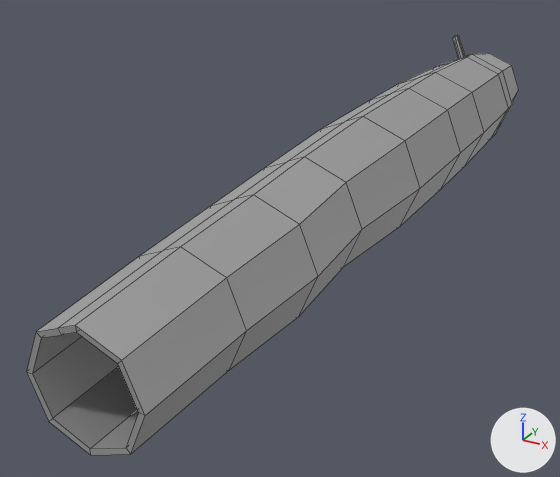
What one commit did to the FBX model Tiny_Giant/Assets/Assets/Log.fbx.
Camera for both pictures: a camera (50 mm lens) standing at (529.0, -1678.0, 474.0) and looking at (-126.0, -487.0, -121.0). The axes (+X, +Y, +Z) are drawn at lower right. The lights are the same throughout. Mesh edges are drawn as thin lines. Where no turn or scale is listed for an object, it has been applied to the vertices.

Objects in the first picture: 'Log'.
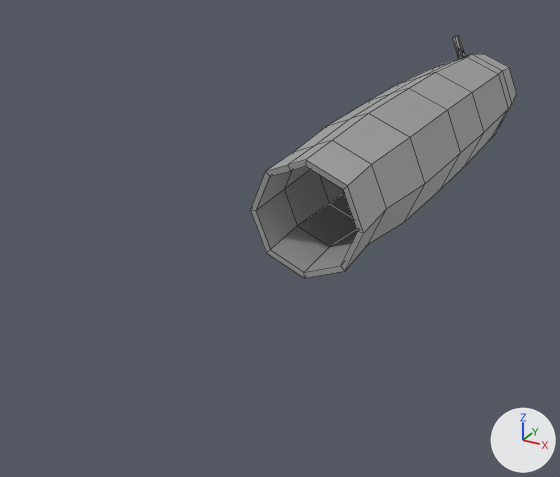
The edits, one by one:
me_circle_001 is used by ob_log; location (0.0, 0.0, 0.0).
me_circle_001 had 238 vertices, 222 faces and spanned x -120.0..120.0, y -1156.0..456.0, z -131.0..161.0.
me_circle_001 now has 192 vertices, 195 faces and spans x -120.0..120.0, y -608.0..405.0, z -126.0..161.0.
Part 1, on me_circle_001:
18 vertices are removed from x -40.0..-14.0, y 259.0..264.0, z 100.0..155.0.
12 faces are deleted.
18 vertices move from x -90.0..90.0, y 454.0..456.0, z -90.0..90.0 to x -96.0..96.0, y 403.0..405.0, z -97.0..96.0.
3 vertices are added at (-12.0, 260.0, 97.0), (-12.0, 269.0, 97.0), (-23.0, 269.0, 92.0).
5 new vertices lie (0.0, 0.0, -12.0) away from vertices in x -23.0..-12.0, y 252.0..269.0, z 105.0..110.0.
21 new faces join them.
Part 2, on me_circle_001:
36 vertices are removed from x -108.0..83.0, y -1156.0..-953.0, z -120.0..70.0.
45 faces are deleted.
18 vertices in x -116.0..117.0, y -408.0..-407.0, z -118.0..115.0 move by (0.0, 25.0, 0.0).
9 vertices in x -109.0..99.0, y -626.0, z -108.0..99.0 move by (0.0, 102.0, 0.0).
9 vertices in x -98.0..88.0, y -626.0, z -98.0..88.0 move by (0.0, 103.0, 0.0).
7 vertices in x -119.0..94.0, y -772.0, z -100.0..68.0 move by (0.0, 164.0, 6.0).
7 vertices in x -80.0..55.0, y -772.0, z -120.0..71.0 move by (0.0, 165.0, 5.0).
4 vertices move from x -108.0..83.0, y -772.0, z -131.0..82.0 to x -108.0..83.0, y -608.0..-607.0, z -126.0..87.0.
9 new faces join them.

Boxes (x1, y1, x2, y2) around the edits, measured in the pictures (560 x 477 px):
'Log', reshaped (46% narrower, 42% shorter)
    before: (27, 35, 519, 455)
    after: (250, 35, 517, 278)
part 1 of me_circle_001, built on
    before: (473, 53, 519, 104)
    after: (473, 54, 517, 104)
part 2 of me_circle_001, cut back
    before: (27, 111, 428, 455)
    after: (250, 111, 428, 278)
